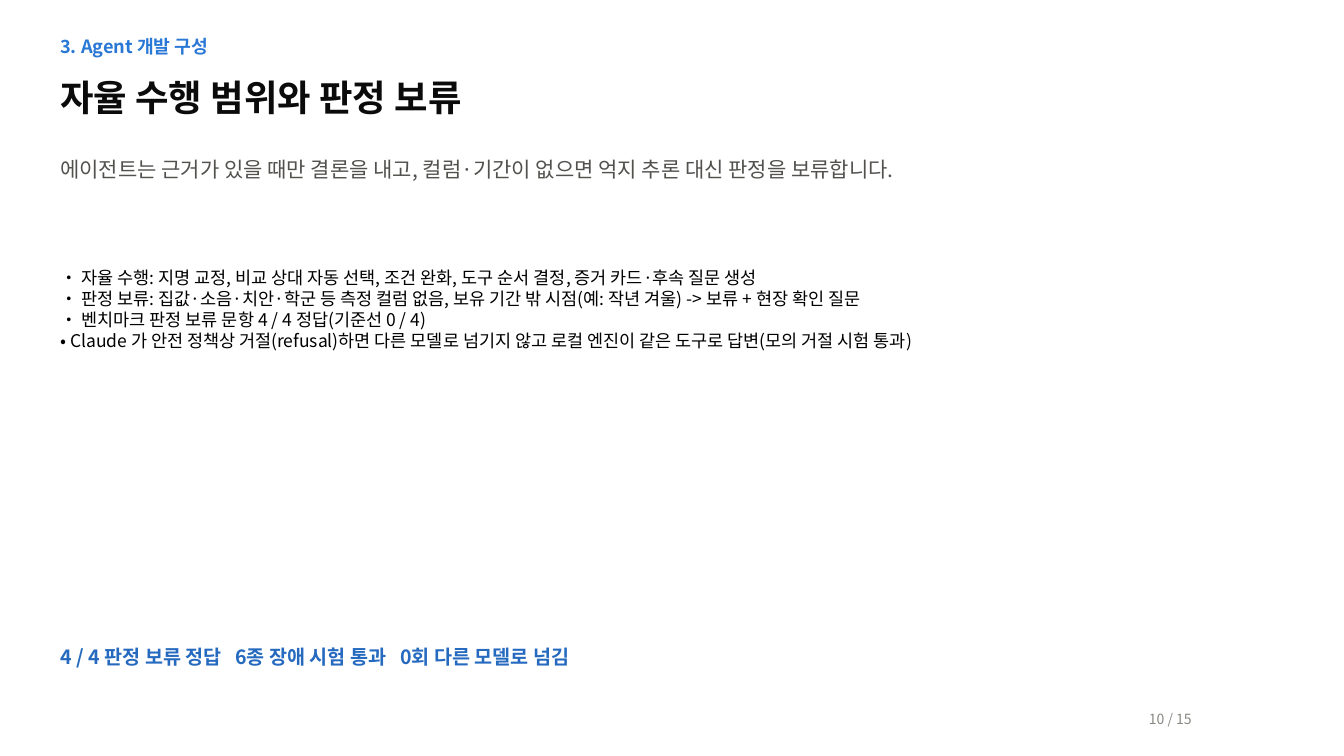
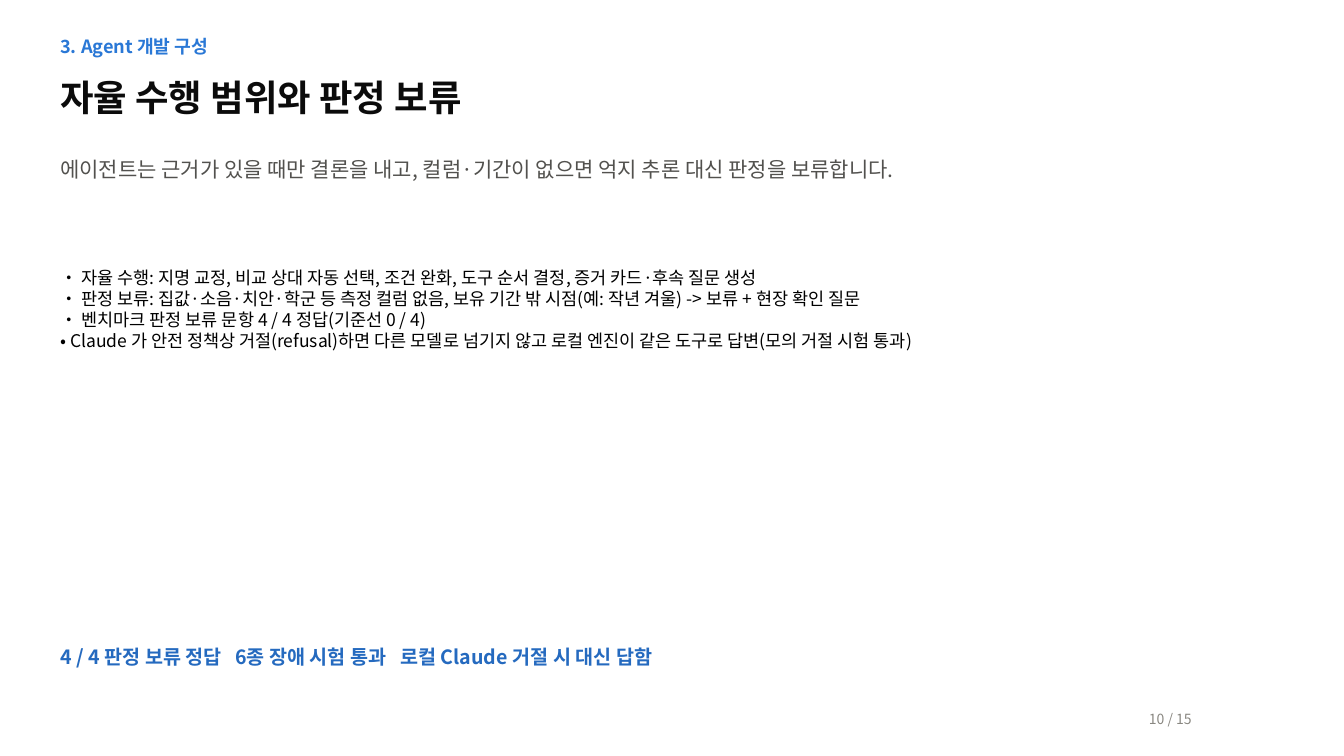
Before and after one commit to ABCDE09876/jeju_ai_challenge, a slide deck: slide 10 of docs/AI_Agent_기획서_15쪽.pptx. Drawn at 1344x756 pixels with LibreOffice and Linux fonts; fonts in the diff are those of the drawing. Boxes give left, top, right and bottom in pixels: in the first picture for what was removed or moved away, otherwise in the second. Text is boxed around its words. In the diff, an @@ line names an element or a change of style, - is before the commit and + after.

```diff
--- a/docs/AI_Agent_기획서_15쪽.pptx
+++ b/docs/AI_Agent_기획서_15쪽.pptx
@@ text at (60, 647, 652, 666): text changed @@
-4 / 4 판정 보류 정답 6종 장애 시험 통과 0회 다른 모델로 넘김
+4 / 4 판정 보류 정답 6종 장애 시험 통과 로컬 Claude 거절 시 대신 답함
```
Also in this commit, not shown: 9 other slides changed, 6 other files.
